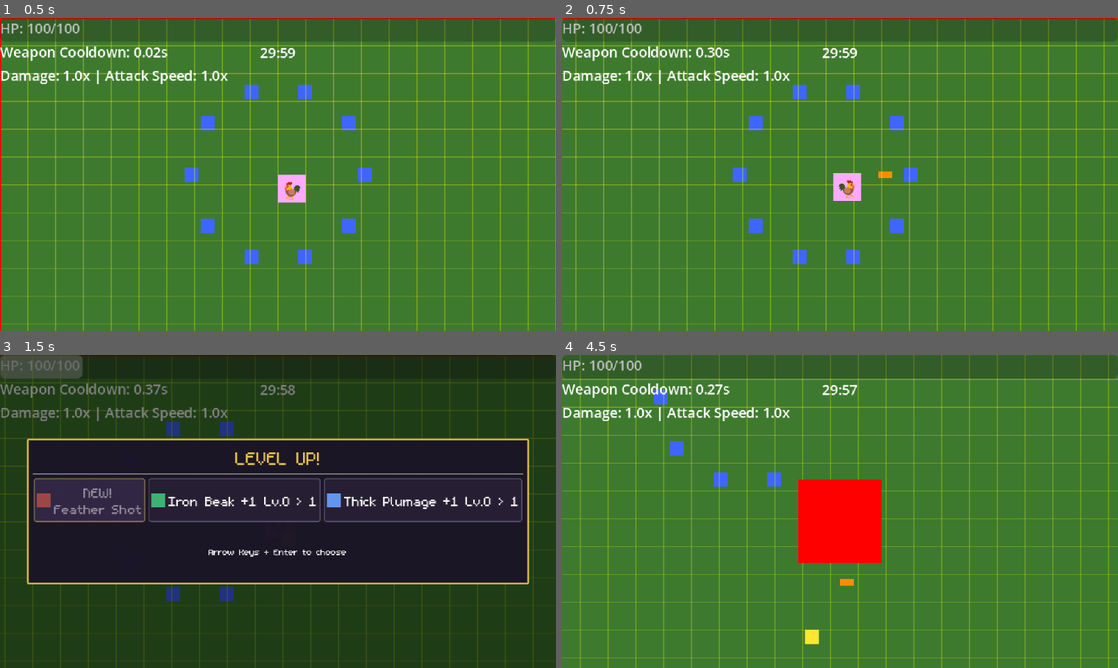
Above: before the commit, frames 1-4 (two rows, left to right).
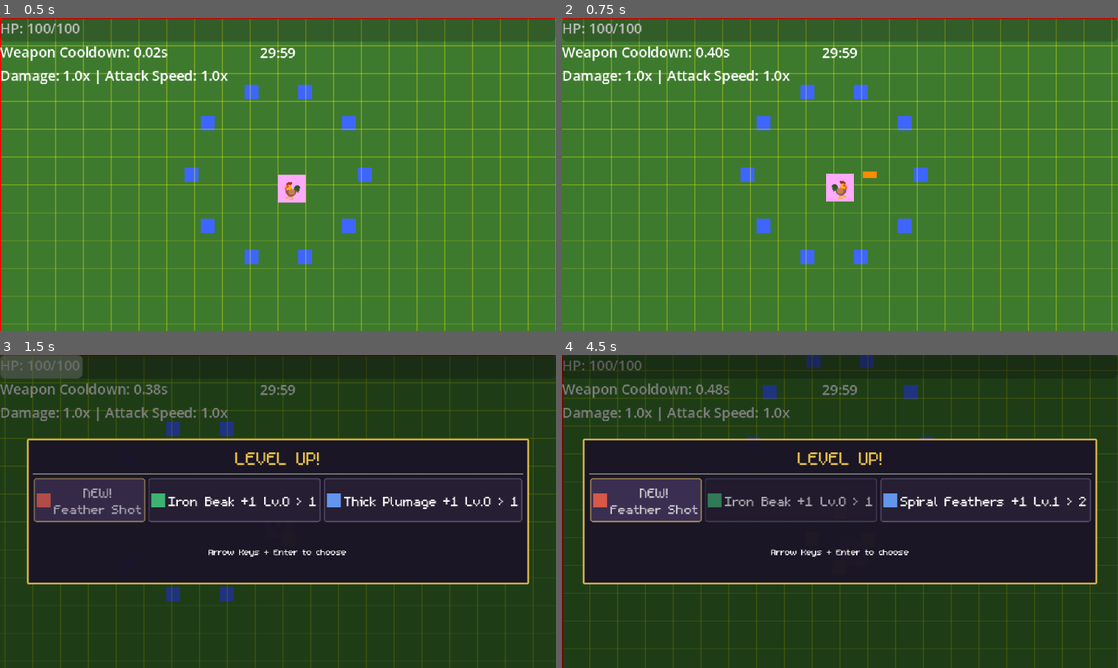
Above: after the commit, the same moments.

Repository: thejoshyee/sarimanok-game
Game: Godot game, scene res://main.tscn
Two runs of this game, one before a commit and one after it. Both use one fixed random seed, a clock stepped at 60 frames per second and the inputs below.
Inputs (mouse positions are in pixels of both pictures, inside the frame that each line leads up to):
- Up to frame 1 (0.5 s): no input
- Up to frame 2 (0.75 s): tap Enter (ui_accept) at 0.5 s; hold Right (move_right) from 0.53 s (still down); tap K at 0.6 s
- Up to frame 3 (1.5 s): tap Enter (ui_accept) at 0.77 s; release Right (move_right) at 1.25 s; click "NEW! Spiral Feathers" at 1.25 s
- Up to frame 4 (4.5 s): click "NEW! Feather Shot" at 2 s; click "NEW! Flame Wing" at 2.75 s; hold S (move_down) 3.53-4.25 s; tap K at 3.6 s; tap Enter (ui_accept) at 3.77 s; click (840, 498) at 4.25 s, where only the run after the commit has a clickable "NEW! Spiral Feathers"

Frame 1 is identical in both runs. In frame 2, 12% of the frame differs, in the area x 2-99%, y 0-100%; in frame 3, less than 0.1%; in frame 4, 100%, in the area x 0-100%, y 0-100%.

Commit message:
feat(timer): route player death into GameTimer.lose_run (task 48.4)

Diff:
--- a/game/scripts/player/player.gd
+++ b/game/scripts/player/player.gd
@@ -78,6 +78,7 @@
 	if is_dead:
 		return
 	is_dead = true
+	GameTimer.lose_run()
 	player_died.emit()
 	print("Player died")
 	GameState.reset_run()
@@ -165,3 +166,8 @@
 
 	if passive_id == "magnetic_aura":
 		_update_pickup_range()
+
+# DEBUG: Take fatal damage on 'K' key press to test death and run loss
+func _unhandled_input(event: InputEvent) -> void:
+	if event is InputEventKey and event.pressed and event.keycode == KEY_K:
+		take_damage(9999)
Not shown, changed: .taskmaster/tasks/tasks.json
